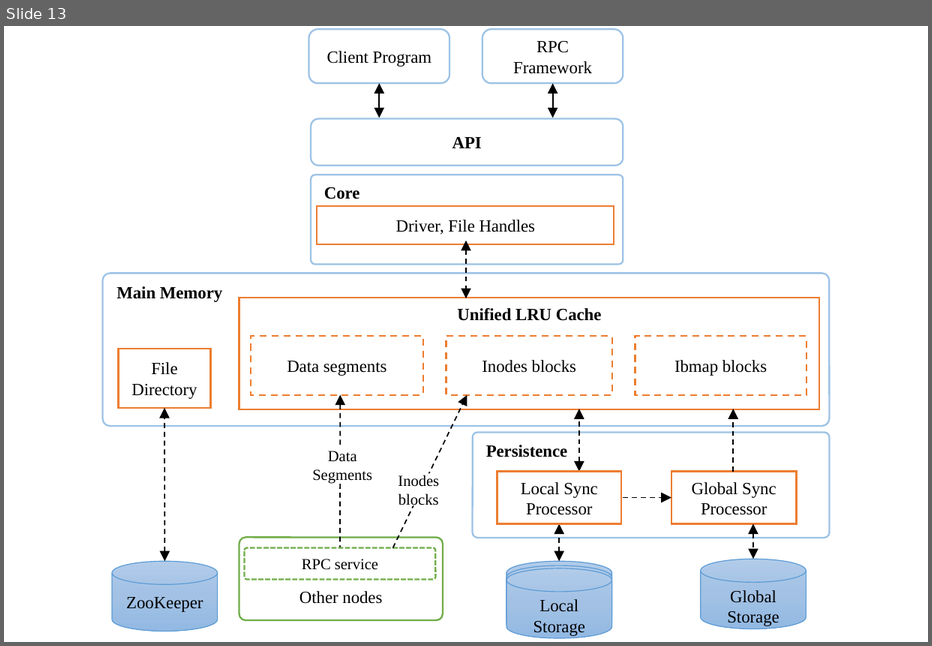
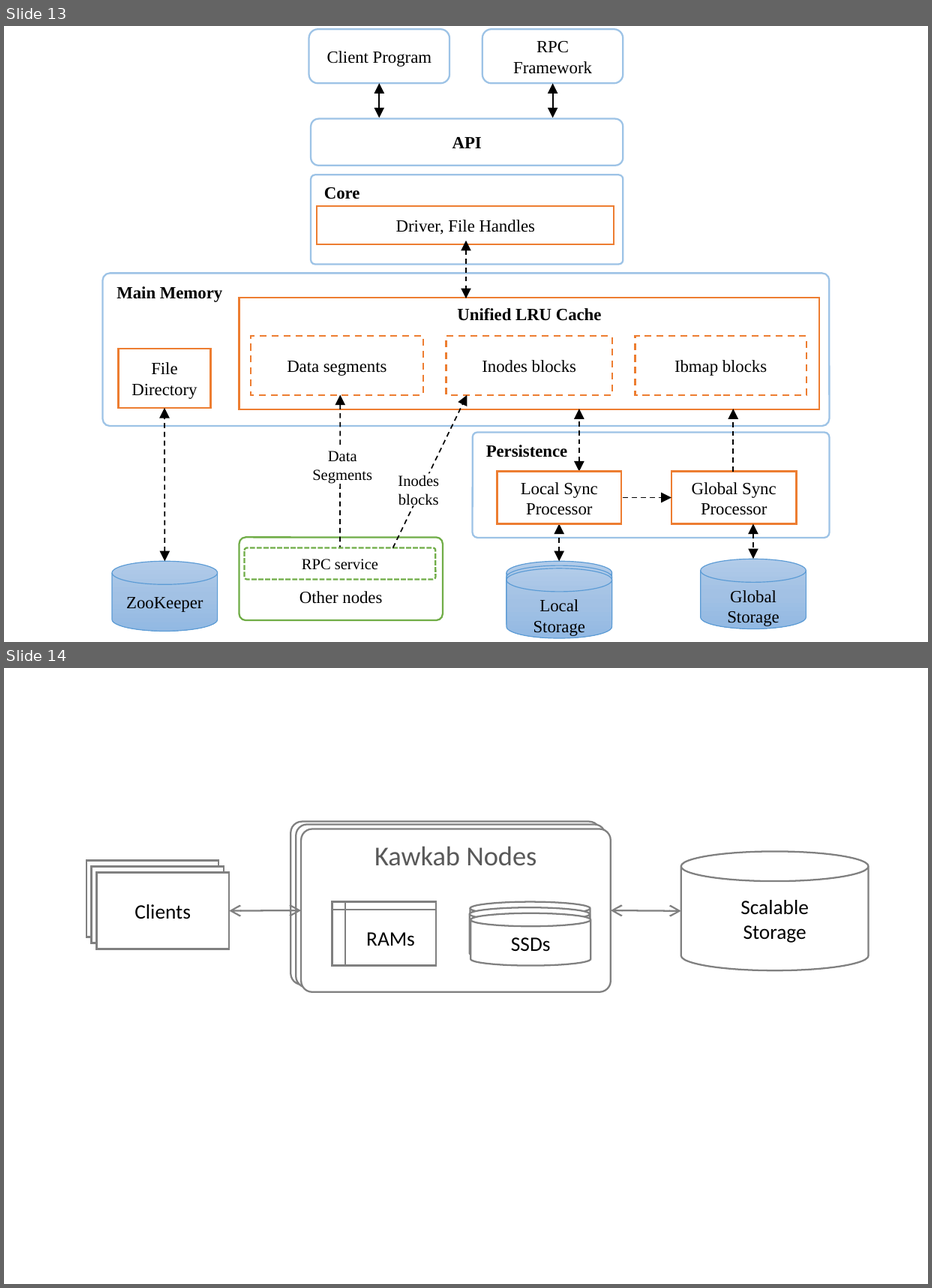
Before and after one commit to smash-bi/kawkab, a slide deck: docs/design/figures/fs-design.pptx. Shown one above the other, each under a label of ours: slide 13 before the commit, slides 13 and 14 after it. The pictures are 932x646 and 932x1288 pixels, drawn with LibreOffice and Linux fonts; fonts in the diff are those of the drawing. Boxes give left, top, right and bottom in pixels: in the first picture for what was removed or moved away, otherwise in the second. Text is boxed around its words. In the diff, an @@ line names an element or a change of style, - is before the commit and + after.

```diff
--- a/docs/design/figures/fs-design.pptx
+++ b/docs/design/figures/fs-design.pptx
@@ slide 14 added at (4, 668, 928, 1284), background #FFFFFF @@
@@ group added at (86, 822, 869, 992): 4 cylinders, 3 rectangles, 3 rounded rectangles, 2 double arrows, 1 flow chart internal storage @@
+Scalable
+Storage
+Clients
+Clients
+Clients
+Kawkab Node
+Kawkab Node
+Kawkab Nodes
+SSDs
+RAMs
```
Also in this commit, not shown: 2 other files.
